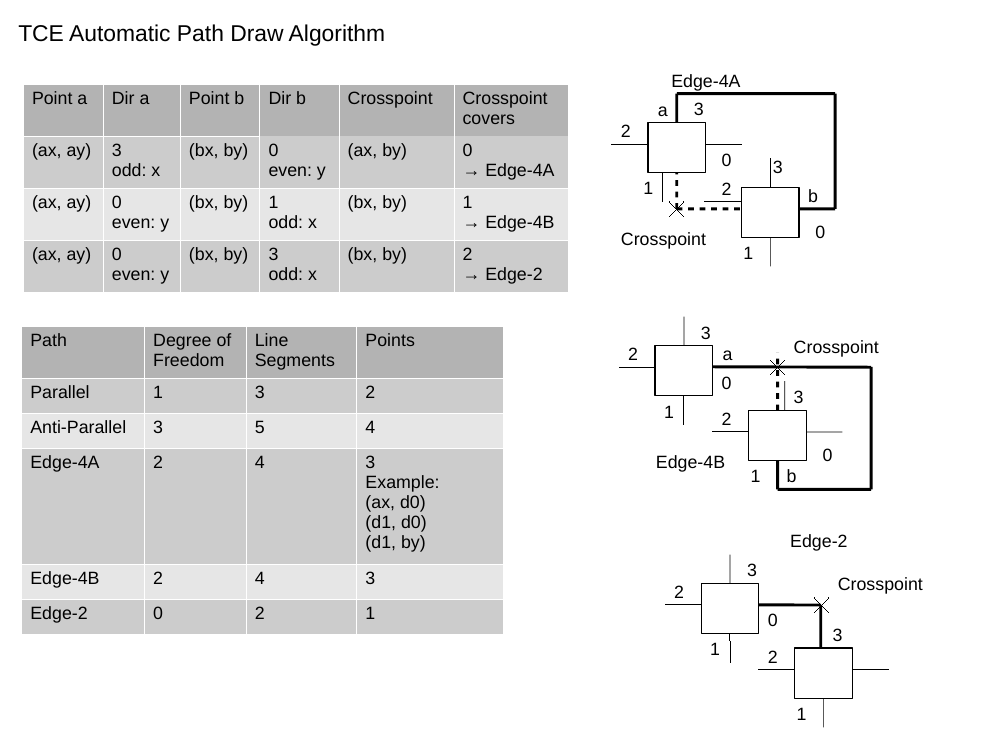
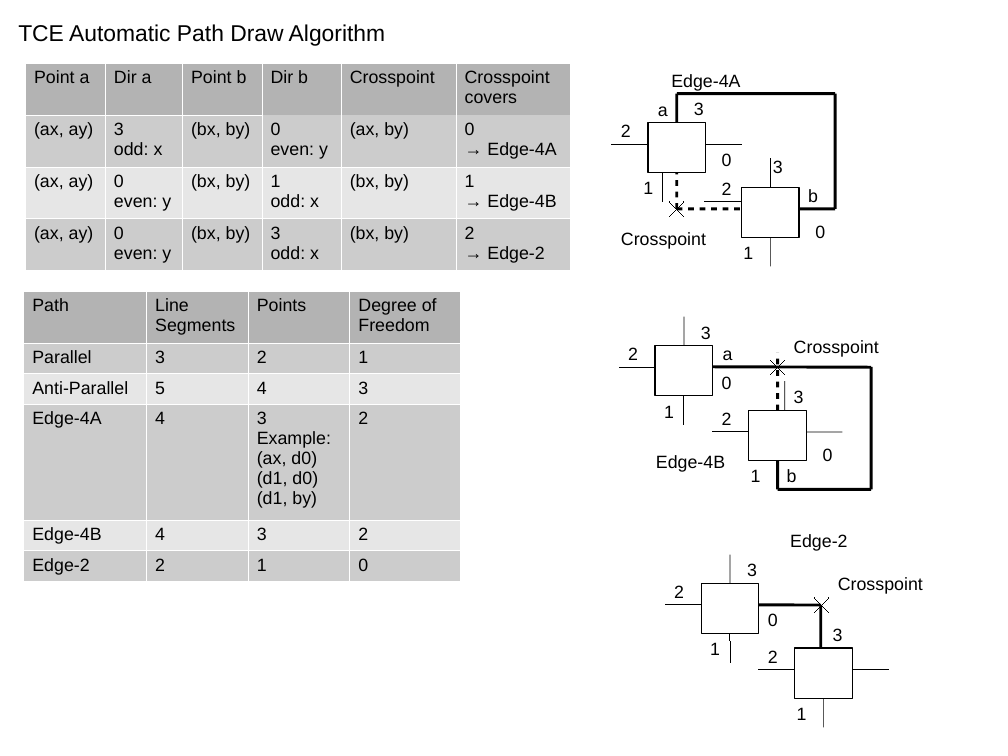
Before and after one commit to olikraus/tce, a slide deck: slide 3 of doc/tcg.odp. Drawn at 1008x756 pixels with LibreOffice and Linux fonts; fonts in the diff are those of the drawing. Boxes give left, top, right and bottom in pixels: in the first picture for what was removed or moved away, otherwise in the second. Text is boxed around its words. In the diff, an @@ line names an element or a change of style, - is before the commit and + after.

```diff
--- a/doc/tcg.odp
+++ b/doc/tcg.odp
@@ table: place and size @@
-table at bbox=[23, 84, 569, 476]
+table at bbox=[25, 63, 571, 432]
@@ table at bbox=[24, 291, 460, 579] @@
-row 1: Path | Degree of Freedom | Line Segments | Points
+row 1: Path | Line Segments | Points | Degree of Freedom
-row 2: Parallel | 1 | 3 | 2
+row 2: Parallel | 3 | 2 | 1
-row 3: Anti-Parallel | 3 | 5 | 4
+row 3: Anti-Parallel | 5 | 4 | 3
-row 4: Edge-4A | 2 | 4 | 3 Example: (ax, d0) (d1, d0) (d1, by)
+row 4: Edge-4A | 4 | 3 Example: (ax, d0) (d1, d0) (d1, by) | 2
-row 5: Edge-4B | 2 | 4 | 3
+row 5: Edge-4B | 4 | 3 | 2
-row 6: Edge-2 | 0 | 2 | 1
+row 6: Edge-2 | 2 | 1 | 0
@@ table: place and size @@
-table at bbox=[21, 326, 502, 627]
+table at bbox=[24, 291, 460, 579]
```
Also in this commit, not shown: 6 other files.
